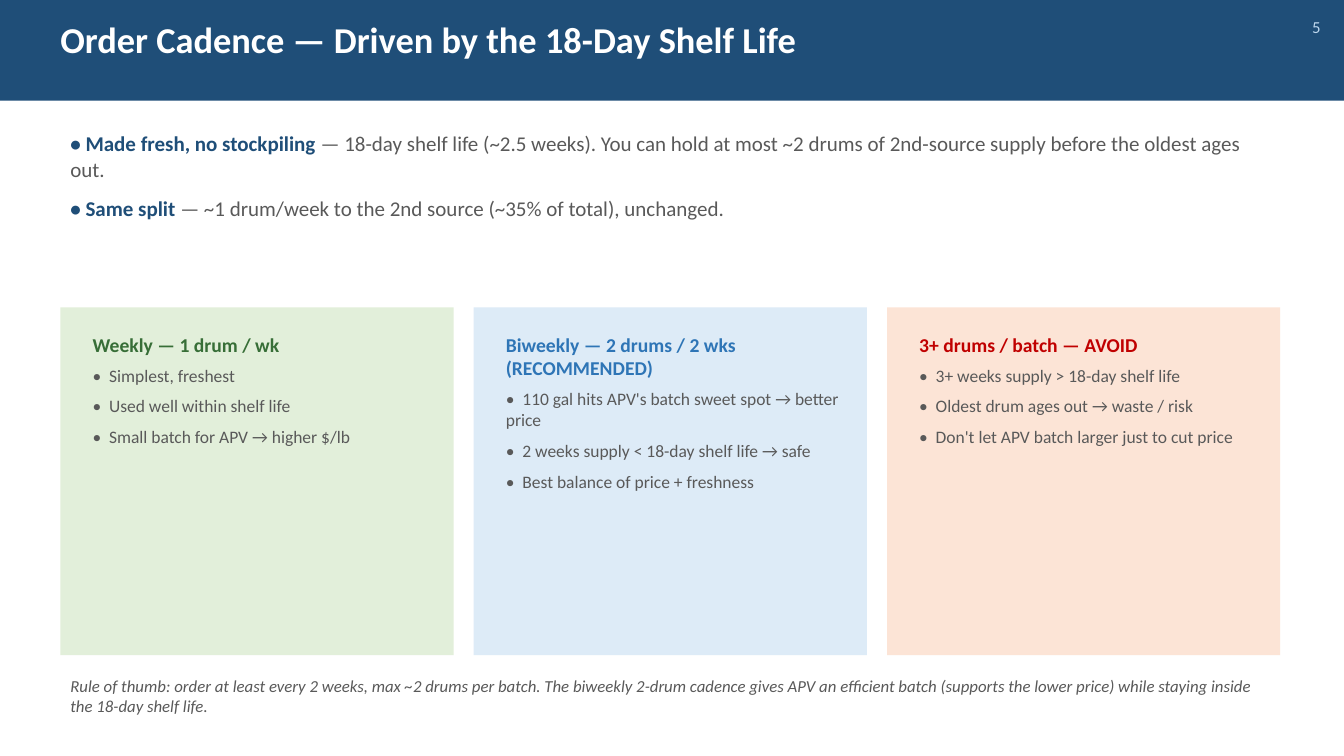
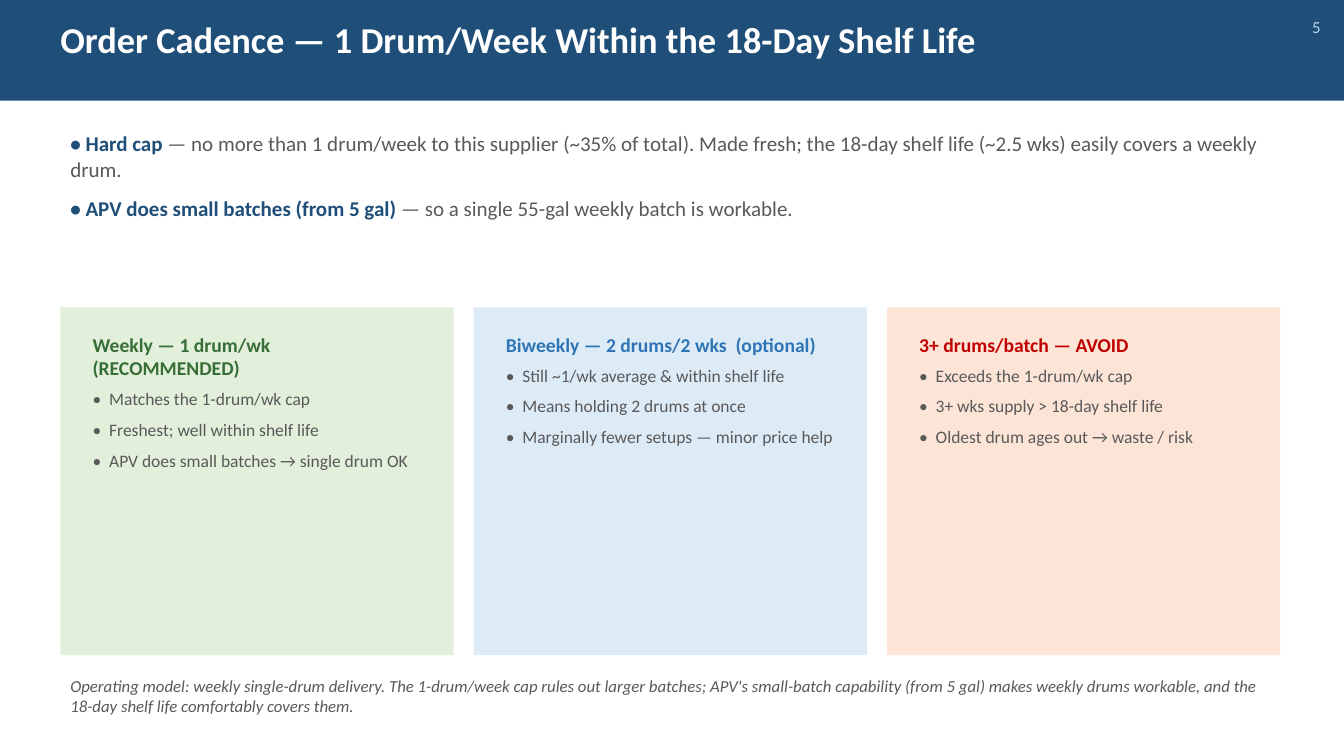
Before and after one commit to naviero1/Claude-Works, a slide deck: slide 6 of PVA second supplier initiative/PVA_Second_Source_Slides.pptx. Drawn at 1344x756 pixels with LibreOffice and Linux fonts; fonts in the diff are those of the drawing. Boxes give left, top, right and bottom in pixels: in the first picture for what was removed or moved away, otherwise in the second. Text is boxed around its words. In the diff, an @@ line names an element or a change of style, - is before the commit and + after.

```diff
--- a/PVA second supplier initiative/PVA_Second_Source_Slides.pptx
+++ b/PVA second supplier initiative/PVA_Second_Source_Slides.pptx
@@ text at bbox=[60, 27, 975, 59]: text changed @@
-Order Cadence — Driven by the 18-Day Shelf Life
+Order Cadence — 1 Drum/Week Within the 18-Day Shelf Life
@@ text at bbox=[70, 136, 1257, 220]: text changed @@
-• Made fresh, no stockpiling — 18-day shelf life (~2.5 weeks). You can hold at most ~2 drums of 2nd-source supply before the oldest ages out.
-• Same split — ~1 drum/week to the 2nd source (~35% of total), unchanged.
+• Hard cap — no more than 1 drum/week to this supplier (~35% of total). Made fresh; the 18-day shelf life (~2.5 wks) easily covers a weekly drum.
+• APV does small batches (from 5 gal) — so a single 55-gal weekly batch is workable.
@@ text at bbox=[93, 338, 408, 470]: text changed @@
-Weekly — 1 drum / wk
-• Simplest, freshest
-• Used well within shelf life
-• Small batch for APV → higher $/lb
+Weekly — 1 drum/wk (RECOMMENDED)
+• Matches the 1-drum/wk cap
+• Freshest; well within shelf life
+• APV does small batches → single drum OK
@@ text at bbox=[506, 337, 833, 446]: text changed @@
-Biweekly — 2 drums / 2 wks (RECOMMENDED)
-• 110 gal hits APV's batch sweet spot → better price
-• 2 weeks supply < 18-day shelf life → safe
-• Best balance of price + freshness
+Biweekly — 2 drums/2 wks (optional)
+• Still ~1/wk average & within shelf life
+• Means holding 2 drums at once
+• Marginally fewer setups — minor price help
@@ text at bbox=[919, 338, 1163, 415]: text changed @@
-3+ drums / batch — AVOID
-• 3+ weeks supply > 18-day shelf life
+3+ drums/batch — AVOID
+• Exceeds the 1-drum/wk cap
+• 3+ wks supply > 18-day shelf life
@@ text at bbox=[936, 431, 1232, 446]: paragraph removed @@
-• Don't let APV batch larger just to cut price
@@ text at bbox=[70, 680, 1256, 715]: text changed @@
-Rule of thumb: order at least every 2 weeks, max ~2 drums per batch. The biweekly 2-drum cadence gives APV an efficient batch (supports the lower price) while staying inside the 18-day shelf life.
+Operating model: weekly single-drum delivery. The 1-drum/week cap rules out larger batches; APV's small-batch capability (from 5 gal) makes weekly drums workable, and the 18-day shelf life comfortably covers them.
```
Also in this commit, not shown: 3 other slides changed, 2 other files.
